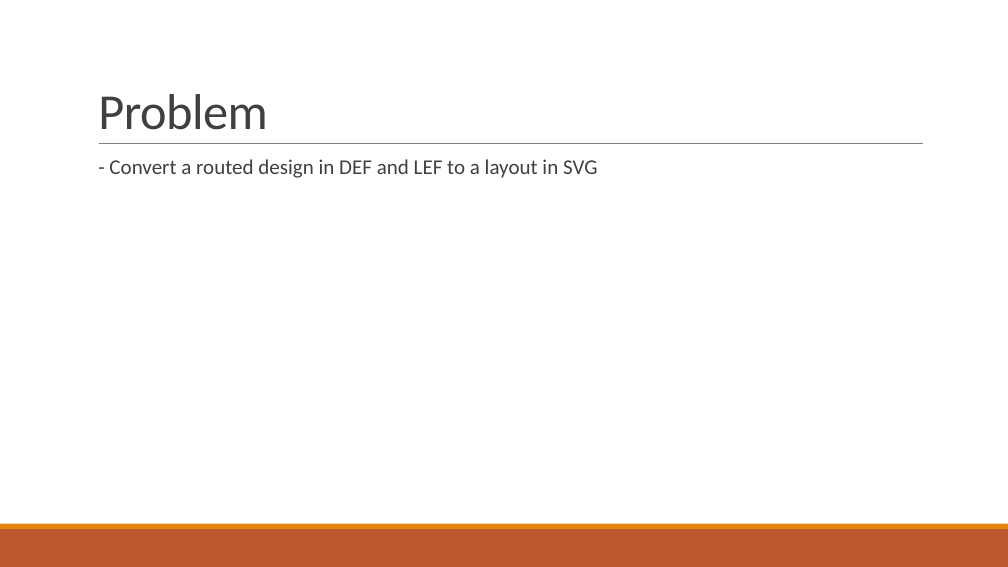
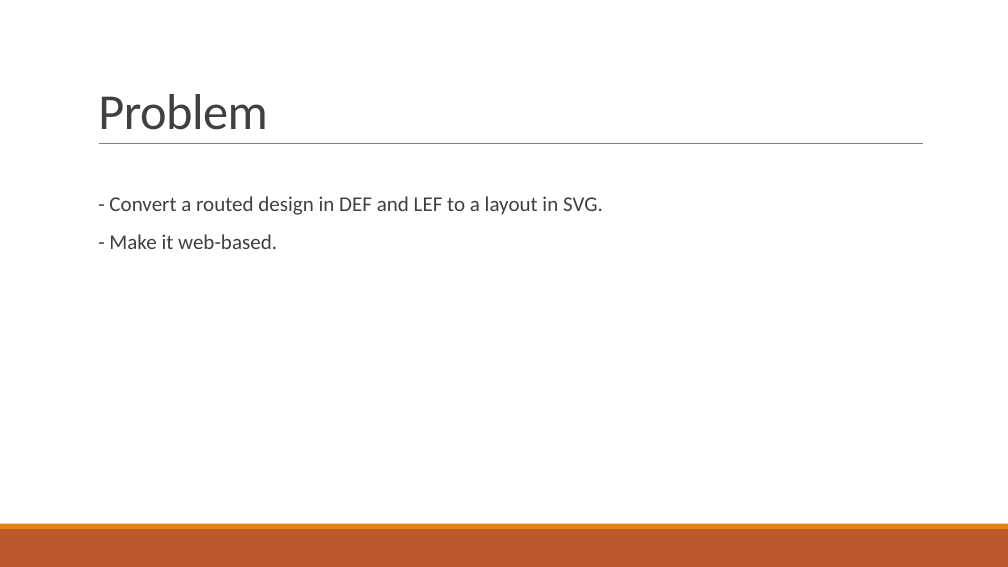
Before and after one commit to AhmedSharaf98/DEF-to-SVG, a slide deck: slide 2 of docs/DEF-LEF to SVG.pptx. Drawn at 1008x567 pixels with LibreOffice and Linux fonts; fonts in the diff are those of the drawing. Boxes give left, top, right and bottom in pixels: in the first picture for what was removed or moved away, otherwise in the second. Text is boxed around its words. In the diff, an @@ line names an element or a change of style, - is before the commit and + after.

```diff
--- a/docs/DEF-LEF to SVG.pptx
+++ b/docs/DEF-LEF to SVG.pptx
@@ text at <box>109,196,603,249</box>: text changed @@
-  - Convert a routed design in DEF and LEF to a layout in SVG
+  - Convert a routed design in DEF and LEF to a layout in SVG.
+  - Make it web-based.
```
Also in this commit, not shown: 8 other slides changed, 6 slides added, 2 slides removed, 1 other file.
